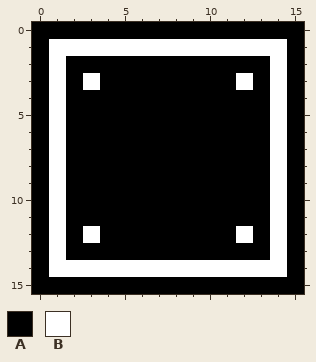
One commit to this pixel-art file: BLOCK PLATFORMER/Assets/Resources/Sprites/LucasProto/Sprite-0002.aseprite. Above, as it was before the edit.
16x16 pixels, 1 frame.
Palette (. is transparent): A #000000  B #ffffff
Pixels before, first column x 0:
 0 AAAAAAAAAAAAAAAA
 1 ABBBBBBBBBBBBBBA
 2 ABAAAAAAAAAAAABA
 3 ABABAAAAAAAABABA
 4 ABAAAAAAAAAAAABA
 5 ABAAAAAAAAAAAABA
 6 ABAAAAAAAAAAAABA
 7 ABAAAAAAAAAAAABA
 8 ABAAAAAAAAAAAABA
 9 ABAAAAAAAAAAAABA
10 ABAAAAAAAAAAAABA
11 ABAAAAAAAAAAAABA
12 ABABAAAAAAAABABA
13 ABAAAAAAAAAAAABA
14 ABBBBBBBBBBBBBBA
15 AAAAAAAAAAAAAAAA
The result:
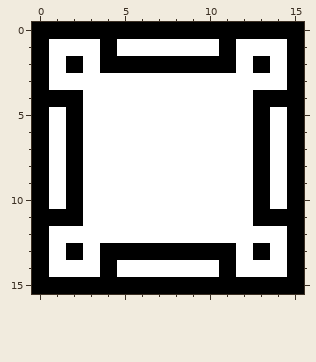
The exact change:
Changed rows in their new state; - is an unchanged pixel.
first column x 1:
 1 ---A------A---
 2 --B--------B--
 3 -B-BBBBBBBB-B-
 4 A-BBBBBBBBBB-A
 5 --BBBBBBBBBB--
 6 --BBBBBBBBBB--
 7 --BBBBBBBBBB--
 8 --BBBBBBBBBB--
 9 --BBBBBBBBBB--
10 --BBBBBBBBBB--
11 A-BBBBBBBBBB-A
12 -B-BBBBBBBB-B-
13 --B--------B--
14 ---A------A---
